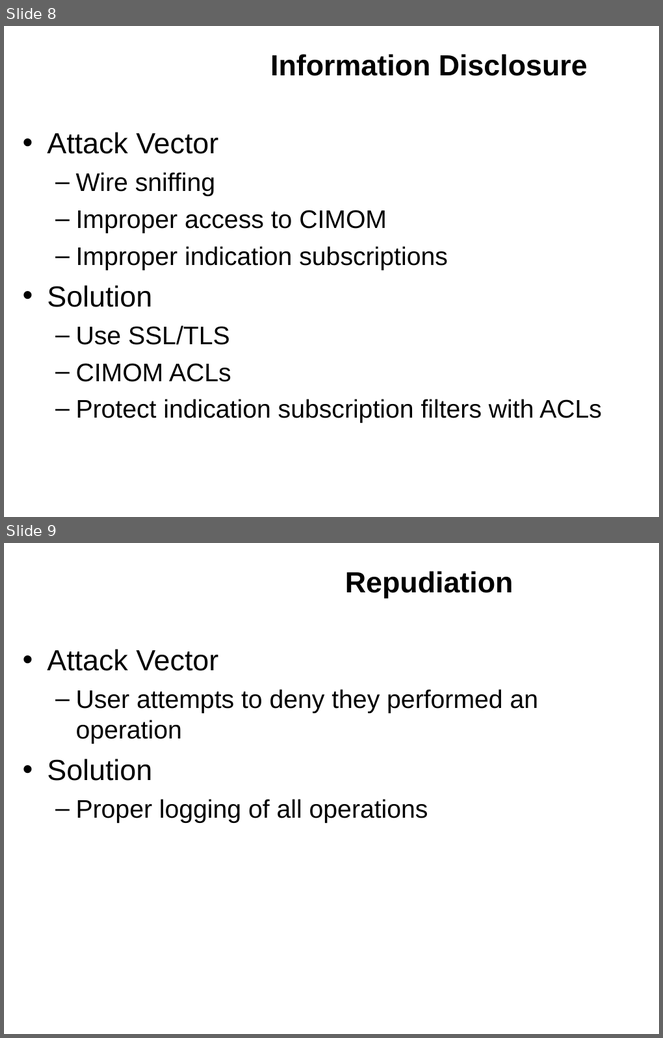
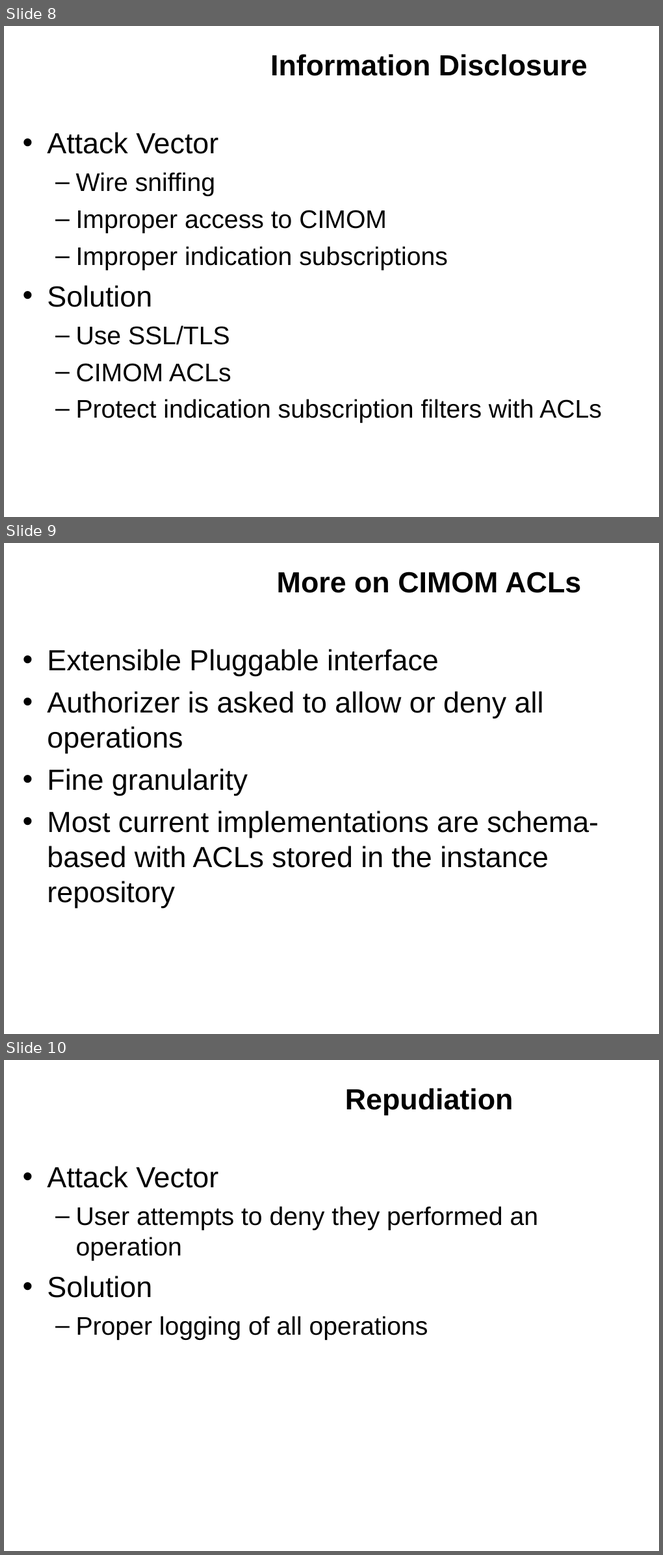
Before and after one commit to kkaempf/openwbem, a slide deck: doc/MDC-06-Security.odp. Shown one above the other, each under a label of ours: slides 8 and 9 before the commit, slides 8, 9 and 10 after it. The pictures are 663x1038 and 663x1555 pixels, drawn with LibreOffice and Linux fonts; fonts in the diff are those of the drawing; background and template pictures are left out. Boxes give left, top, right and bottom in pixels: in the first picture for what was removed or moved away, otherwise in the second. Text is boxed around its words. In the diff, an @@ line names an element or a change of style, - is before the commit and + after.

```diff
--- a/doc/MDC-06-Security.odp
+++ b/doc/MDC-06-Security.odp
@@ slide 9 added at box(4, 543, 659, 1034), background #FFFFFF @@
@@ title added at box(277, 572, 581, 593), 32 pt, text #000000, bold @@
+More on CIMOM ACLs
@@ text added at box(47, 649, 599, 908), 32 pt, text #000000 @@
+• Extensible Pluggable interface
+• Authorizer is asked to allow or deny all operations
+• Fine granularity
+• Most current implementations are schema-based with ACLs stored in the instance repository
@@ what was slide 9 is now slide 10 @@
```
Also in this commit, not shown: 6 slides changed, 2 other slides added.
